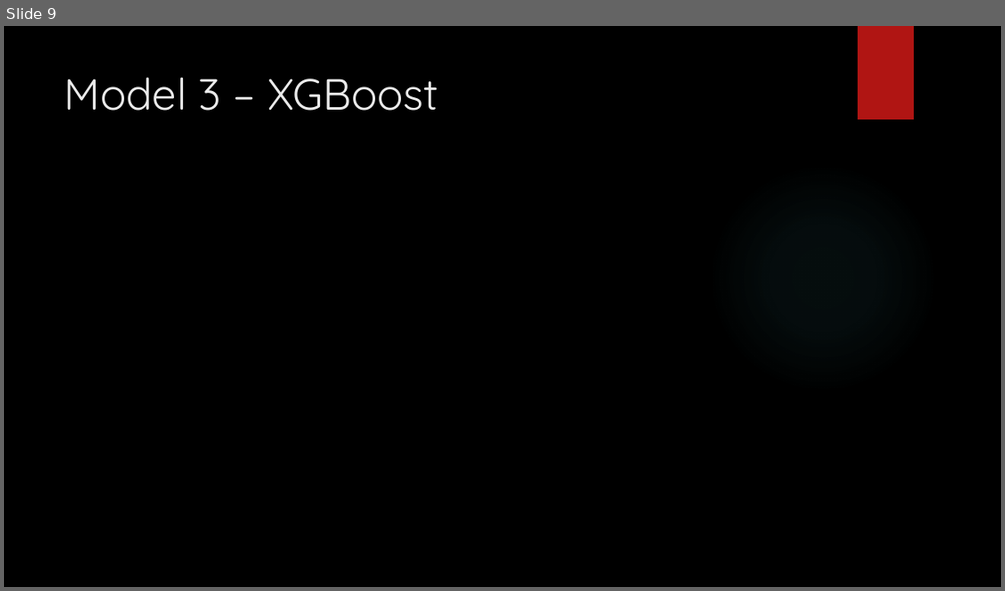
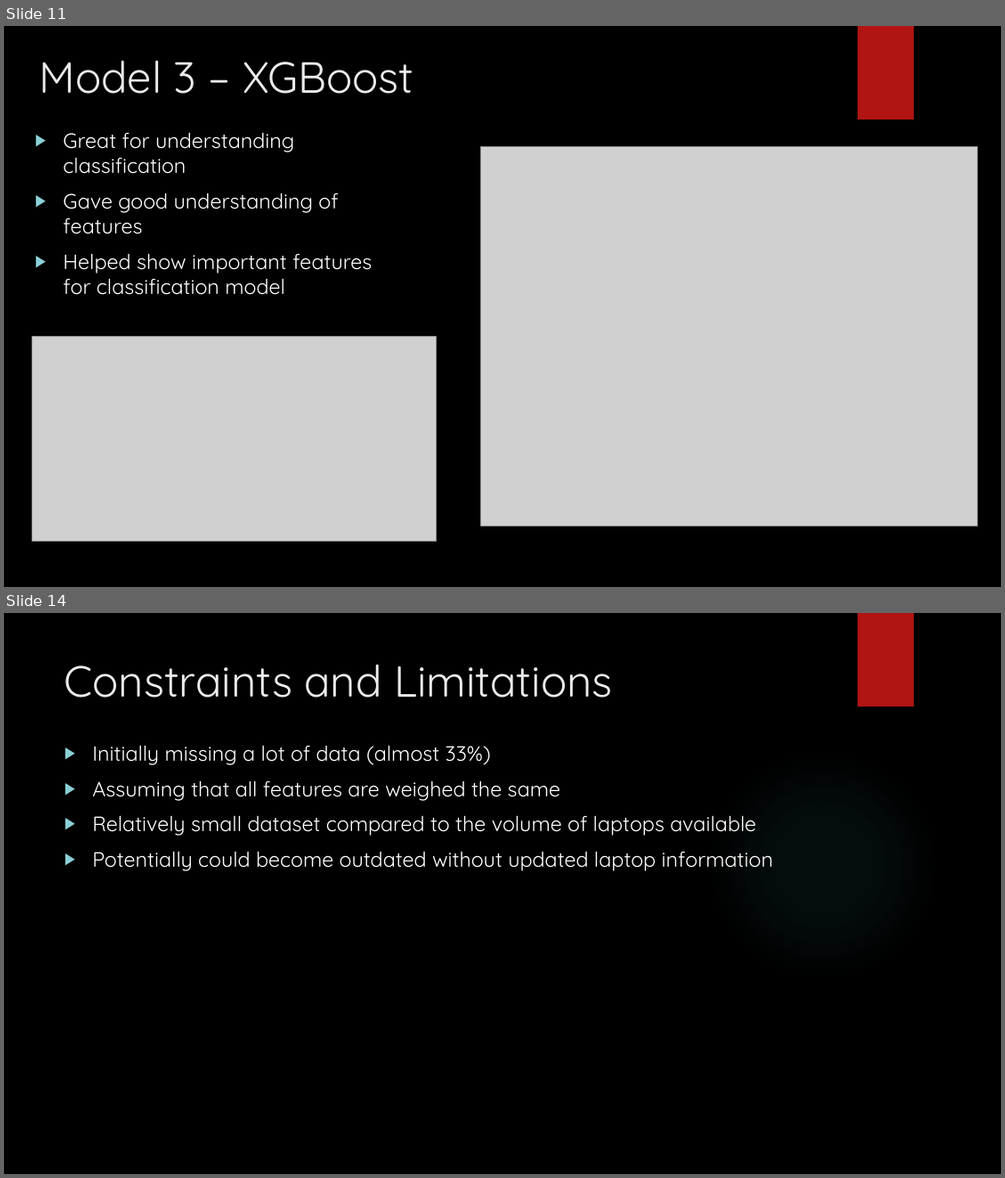
Before and after one commit to lutimoth/LaptopPriceModeling, a slide deck: reports and metrics/Laptop_Capstone_Presentation.pptx. Shown one above the other, each under a label of ours: slide 9 before the commit, slides 11 and 14 after it; the slides between them are not shown. The pictures are 1005x591 and 1005x1178 pixels, drawn with LibreOffice and Linux fonts; fonts in the diff are those of the drawing; grey boxes stand for pictures; background and template pictures are left out. Boxes give left, top, right and bottom in pixels: in the first picture for what was removed or moved away, otherwise in the second. Text is boxed around its words. In the diff, an @@ line names an element or a change of style, - is before the commit and + after.

Commit message:
Updating for final submission
Created graph image for XGBoost tree, finished final powerpoint, created some other images, updated the Laptop Pricing Model notebook for more detail and cluster understanding

```diff
--- a/reports and metrics/Laptop_Capstone_Presentation.pptx
+++ b/reports and metrics/Laptop_Capstone_Presentation.pptx
@@ slide 14 added at (4, 613, 1001, 1174), background picture (left out); not listed: 1 template element that a slide beside it also shows @@
@@ title added at (65, 664, 612, 698), 42 pt, text #EBEBEB @@
+Constraints and Limitations
@@ text added at (92, 745, 773, 871), 20 pt, text #FFFFFF @@
+▶ Initially missing a lot of data (almost 33%)
+▶ Assuming that all features are weighed the same
+▶ Relatively small dataset compared to the volume of laptops available
+▶ Potentially could become outdated without updated laptop information
@@ ellipse added at (708, 750, 938, 981), fill gradient #50B9C1 @@
@@ what was slide 9 is now slide 11 @@
@@ slide 11 changed as well @@
@@ title "Model 3 – XGBoost": place and size @@
-title "Model 3 – XGBoost" at (65, 77, 438, 111)
+title "Model 3 – XGBoost" at (40, 60, 413, 94)
@@ text added at (63, 133, 372, 295), 20 pt, text #FFFFFF @@
+▶ Great for understanding classification
+▶ Gave good understanding of features
+▶ Helped show important features for classification model
@@ picture added at (481, 146, 978, 525) @@
@@ ellipse removed at (708, 163, 938, 394) @@
@@ picture added at (32, 337, 437, 541) @@
```
Also in this commit, not shown: 7 other slides changed, 7 other slides added, 6 slides removed, 5 other files.
